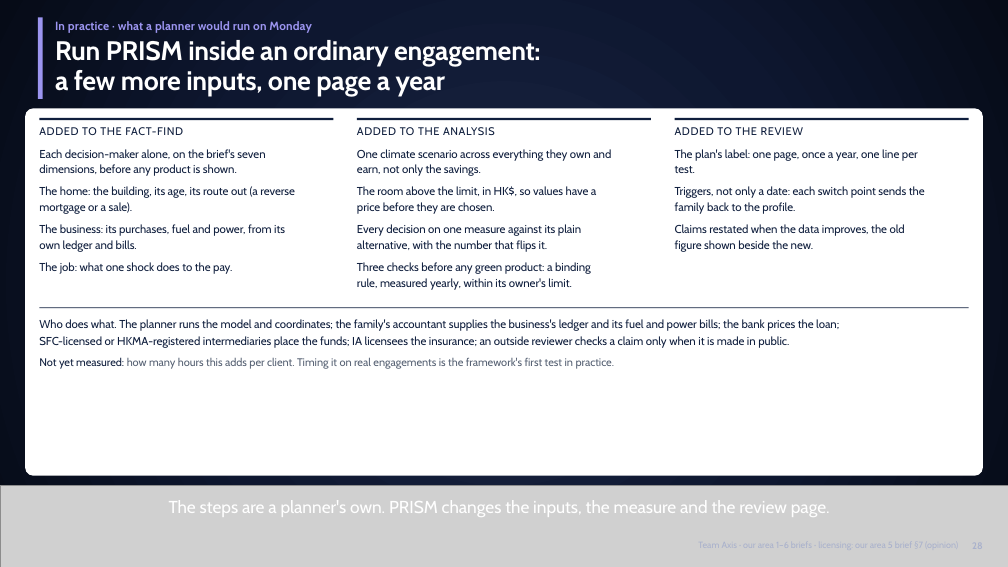
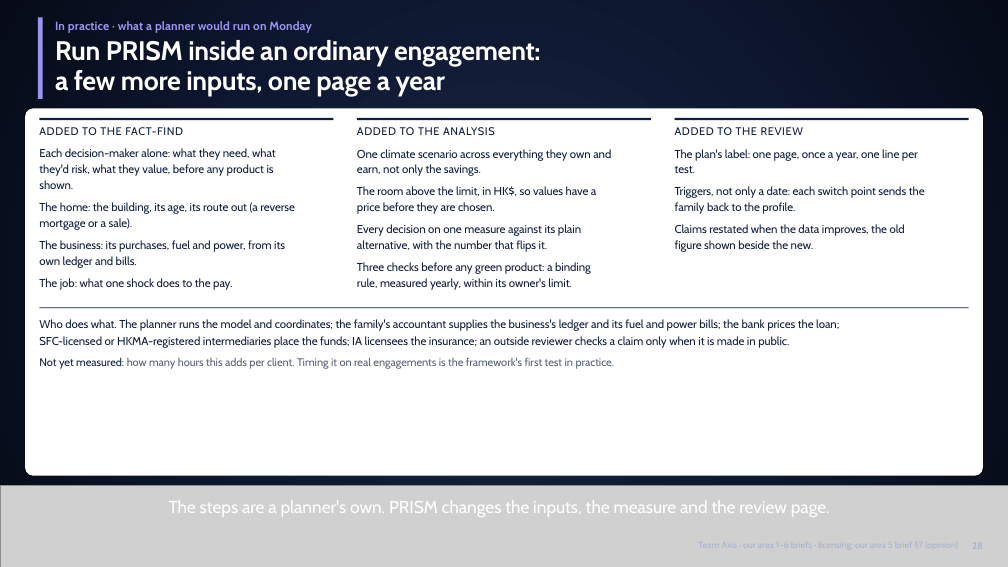
Before and after one commit to Peeradonn/finplan, a slide deck: slide 28 of Final/deck/Axis.pptx. Drawn at 1008x567 pixels with LibreOffice and Linux fonts; fonts in the diff are those of the drawing; grey boxes stand for pictures. Boxes give left, top, right and bottom in pixels: in the first picture for what was removed or moved away, otherwise in the second. Text is boxed around its words. In the diff, an @@ line names an element or a change of style, - is before the commit and + after.

```diff
--- a/Final/deck/Axis.pptx
+++ b/Final/deck/Axis.pptx
@@ text at [39,148,276,189]: text changed @@
-Each decision-maker alone, on the brief's seven
-dimensions, before any product is shown.
+Each decision-maker alone: what they need, what
+they'd risk, what they value, before any product is
+shown.
@@ 3 texts: place and size @@
-3 texts at [39,186,295,274]
+3 texts at [39,202,295,290]
```
Also in this commit, not shown: 4 other slides changed, 6 other files.
